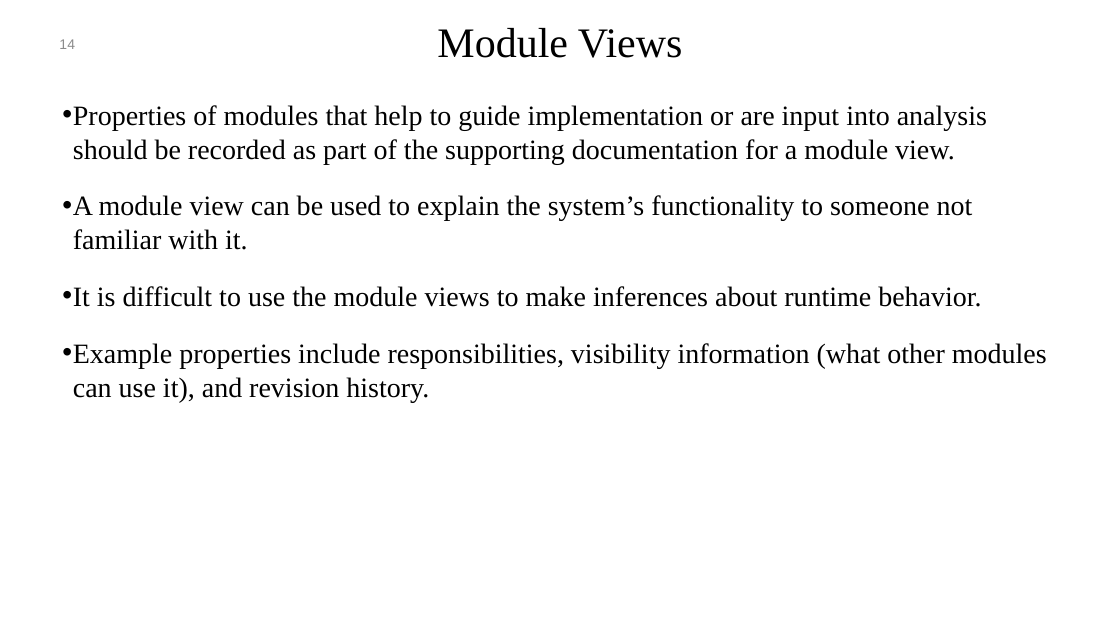
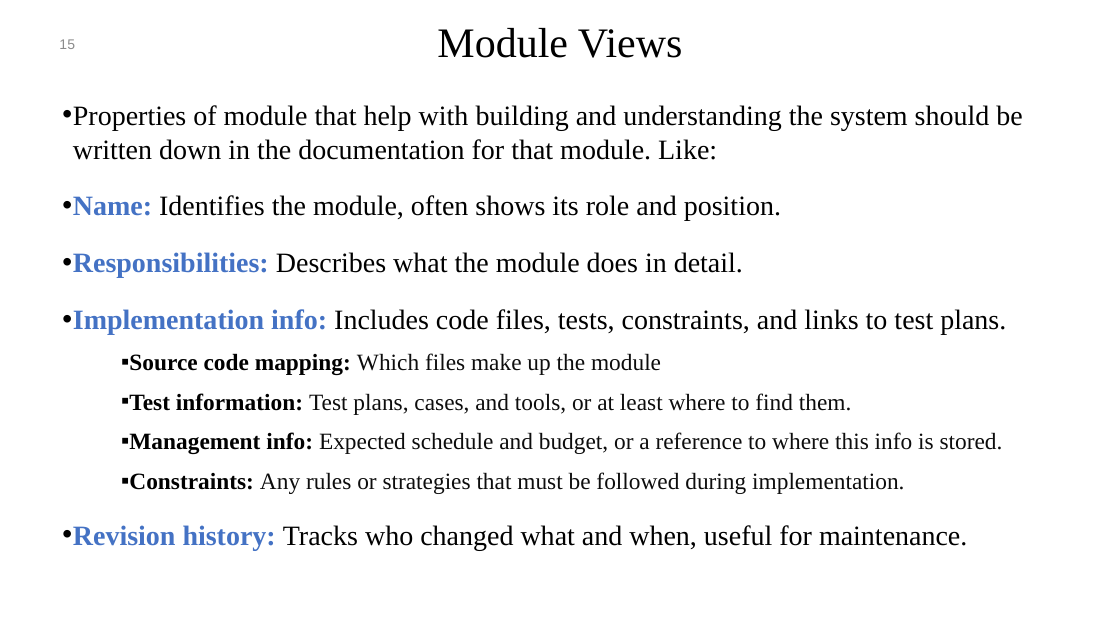
Before and after one commit to mohamad-khorsandi/slides-of-software-architecture-in-practice-4th-ed, a slide deck: slide 15 of chapter 22.pptx (slide 14 before the commit). Drawn at 1120x630 pixels with LibreOffice and Linux fonts; fonts in the diff are those of the drawing; background and template pictures are left out. Boxes give left, top, right and bottom in pixels: in the first picture for what was removed or moved away, otherwise in the second. Text is boxed around its words. In the diff, an @@ line names an element or a change of style, - is before the commit and + after.

```diff
--- a/chapter 22.pptx
+++ b/chapter 22.pptx
@@ page number at (x1=59, y1=39, x2=75, y2=49): text changed @@
-14
+15
@@ text at (x1=73, y1=105, x2=1022, y2=551): text changed @@
-• Properties of modules that help to guide implementation or are input into analysis should be recorded as part of the supporting documentation for a module view.
-• A module view can be used to explain the system’s functionality to someone not familiar with it.
-• It is difficult to use the module views to make inferences about runtime behavior.
-• Example properties include responsibilities, visibility information (what other modules can use it), and revision history.
+• Properties of module that help with building and understanding the system should be written down in the documentation for that module. Like:
+• Name: Identifies the module, often shows its role and position.
+• Responsibilities: Describes what the module does in detail.
+• Implementation info: Includes code files, tests, constraints, and links to test plans.
+  ▪ Source code mapping: Which files make up the module
+  ▪ Test information: Test plans, cases, and tools, or at least where to find them.
+  ▪ Management info: Expected schedule and budget, or a reference to where this info is stored.
+  ▪ Constraints: Any rules or strategies that must be followed during implementation.
+• Revision history: Tracks who changed what and when, useful for maintenance.
```
Also in this commit, not shown: 17 other slides changed, 3 slides added, 7 other files.
